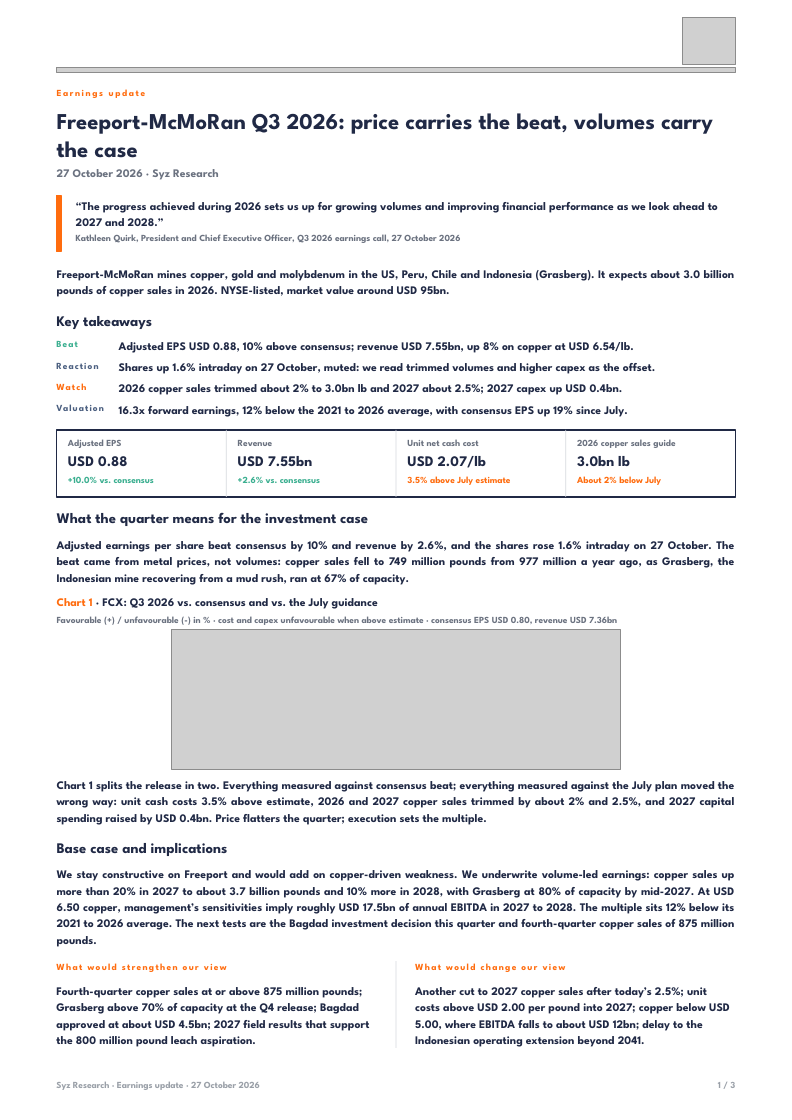
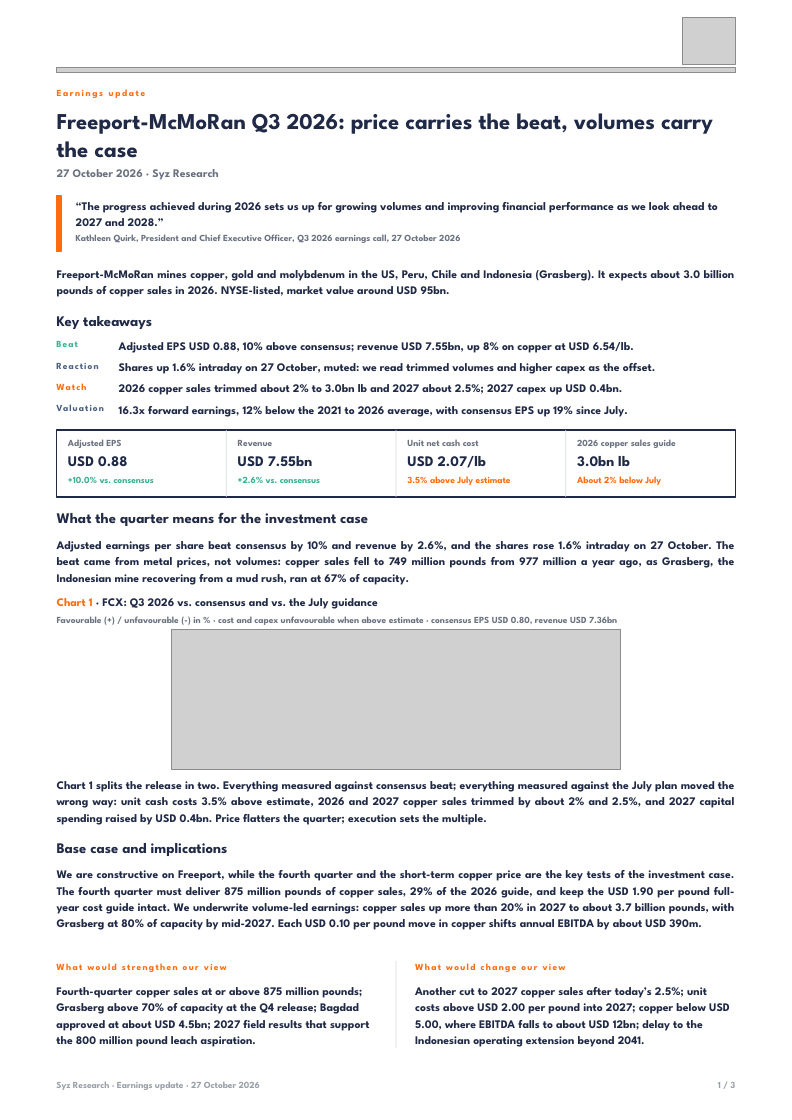
Before and after one commit to jb-db05/syz-earnings, a slide deck: slide 1 of reports/FCX_Q3_2026/Earnings_Update_FCX_Q32026.pptx. Drawn at 792x1120 pixels with LibreOffice and Linux fonts; fonts in the diff are those of the drawing; grey boxes stand for pictures. Boxes give left, top, right and bottom in pixels: in the first picture for what was removed or moved away, otherwise in the second. Text is boxed around its words. In the diff, an @@ line names an element or a change of style, - is before the commit and + after.

```diff
--- a/reports/FCX_Q3_2026/Earnings_Update_FCX_Q32026.pptx
+++ b/reports/FCX_Q3_2026/Earnings_Update_FCX_Q32026.pptx
@@ text at <box>57,870,735,930</box>: text changed @@
-We stay constructive on Freeport and would add on copper-driven weakness. We underwrite volume-led earnings: copper sales up more than 20% in 2027 to about 3.7 billion pounds and 10% more in 2028, with Grasberg at 80% of capacity by mid-2027. At USD 6.50 copper, management’s sensitivities imply roughly USD 17.5bn of annual EBITDA in 2027 to 2028. The multiple sits 12% below its 2021 to 2026 average. The next tests are the Bagdad investment decision this quarter and fourth-quarter copper sales of 875 million pounds.
+We are constructive on Freeport, while the fourth quarter and the short-term copper price are the key tests of the investment case. The fourth quarter must deliver 875 million pounds of copper sales, 29% of the 2026 guide, and keep the USD 1.90 per pound full-year cost guide intact. We underwrite volume-led earnings: copper sales up more than 20% in 2027 to about 3.7 billion pounds, with Grasberg at 80% of capacity by mid-2027. Each USD 0.10 per pound move in copper shifts annual EBITDA by about USD 390m.
```
Also in this commit, not shown: 3 other files.
